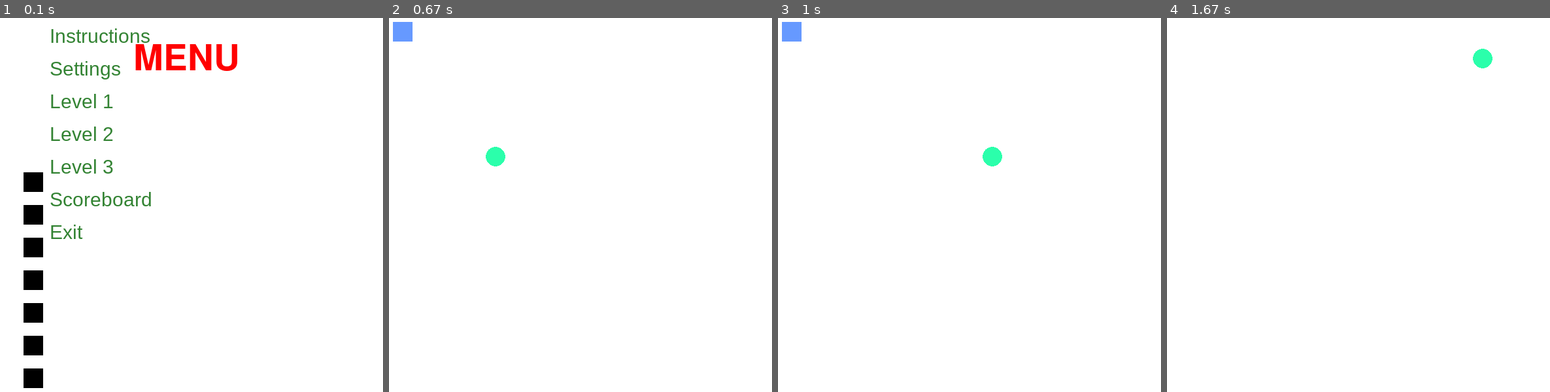
Above: before the commit, frames 1-4 (left to right).
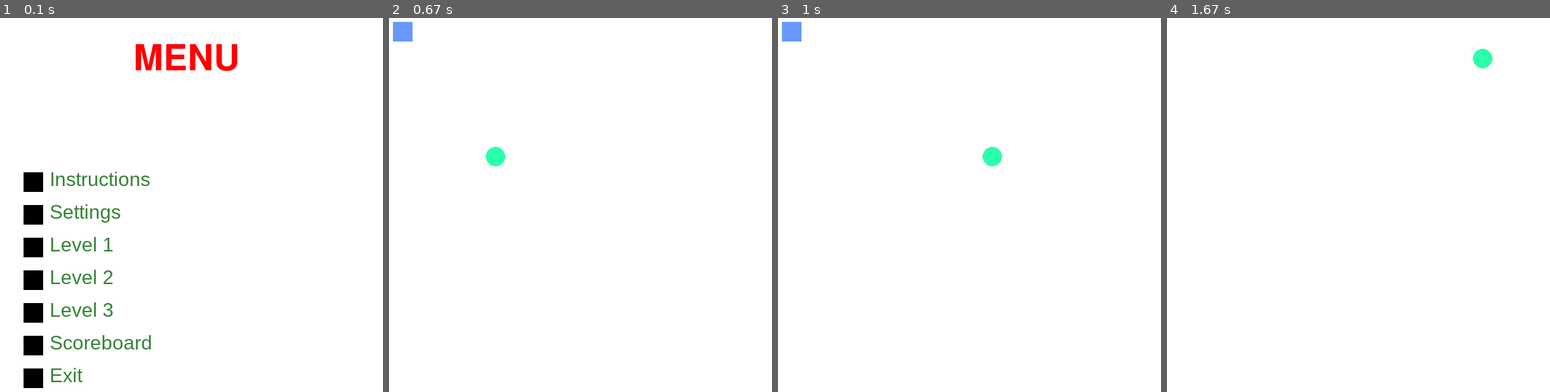
Above: after the commit, the same moments.

Repository: Watta-Zeff/Game-Design-E-Block
Game: pygame game, started from Circle Eats Square/Square Devourer Game.py
Same seed, same stepped clock (60 frames per second), same inputs: the game is played once before the commit and once after it.
Inputs (mouse positions are in pixels of both pictures, inside the frame that each line leads up to):
- Up to frame 1 (0.1 s): type "Ann (at the terminal prompt)" at 0 s
- Up to frame 2 (0.67 s): click (411, 246) at 0.38 s
- Up to frame 3 (1 s): hold Right from 0.67 s (still down); move the mouse to (950, 257) at 0.7 s
- Up to frame 4 (1.67 s): release Right at 1.13 s; hold Up 1.17-1.47 s; hold W 1.17-1.47 s; tap Space at 1.23, 1.57 s; hold Right from 1.5 s (still down); hold D from 1.5 s (still down)

The runs differ from the first frame. In frame 1, 3.5% of the frame differs, in the area x 13-40%, y 2-98%; in frame 2, nothing differs; in frame 3, nothing differs; in frame 4, nothing differs.

Commit message:
5/11/2022

Diff:
--- a/Circle Eats Square/Square Devourer Game.py
+++ b/Circle Eats Square/Square Devourer Game.py
@@ -99,7 +99,7 @@
 
 def MainMenu(Mlist):
 
-    txty=24
+    txty=243
     squareM.y=250
     for i in range(len(Mlist)):
         message=Mlist[i]
--- a/General Codes/CircleGameInstr.txt
+++ b/General Codes/CircleGameInstr.txt
@@ -1,3 +1,14 @@
+Goal:
+1. Last as Long as possible
+2. Get as many points as possible
+Warning:
+As you complete levels
+the game will get progressivelly harder
+Controls:
+Right Key---> Right
+Left Key---> Left
+Space Key---> Fire Shots
+
 Goal:
 Circle: Your objective is to eat the square.
 Square: Your objective is to evade the circle.
--- /dev/null
+++ b/space-invaders-master/Menu.py
@@ -0,0 +1,293 @@
+#MAria I SUarez
+#learning how to draw circles and rectangles
+#use keys to move objects
+#Using Dictionaries
+
+#Objective of the game is for the rect to run away fom the circle, if they collide the circle etas the square,
+#circle will  get larger, and a new rect should appear somewhere on the screen
+# K_UP                  up circle
+# K_DOWN                down circle
+# K_RIGHT               right circle
+# K_LEFT                left circle
+# K_a                   left square
+# K_d                   right square
+# K_w                   up square
+# K_s                   down square
+# K_SPACE               jump
+#initialize pygame
+
+import os, random, time, pygame, math, datetime
+from turtle import screensize
+os.system('cls')
+name=input("What is your name? ")
+#initialize pygame
+pygame.init()
+
+#Declare constants, variables, list, dictionaries, any object
+#scree size
+WIDTH=800
+HEIGHT=600
+xMs=50
+yMs=250
+wb=30
+hb=30
+MAIN=True
+INST=False
+SETT=False
+LEV_I=False
+SCORE=False
+#List f messages
+MenuList=['Instructions','Settings', "Play Game",'Scoreboard','Exit']
+SettingList=['Screen Size','Background Color','Icon']
+sizeList=['800 x 600','700 x 600']
+check=True #for the while loop
+
+#create screen
+screen=pygame.display.set_mode((WIDTH,HEIGHT))
+pygame.display.set_caption('Circle eats Square')
+
+#define colors
+colors={'white':[255,255,255], 'red':[255,0,0], 'aqua':[102,153, 255],
+'orange':[255,85,0],'purple':[48,25,52],'navy':[5,31,64],'pink':[200,3,75]}
+randColor=random.choice(list(colors))
+#Get colors
+background= colors.get('aqua')
+randColor=''
+MenuSqColor=colors.get('Red')
+BLACK=(0,0,0)
+#create fifferent type
+TITLE_FNT=pygame.font.SysFont('space-invaders-master\\fonts\space_invaders.ttf', 80)
+MENU_FNT=pygame.font.SysFont('space-invaders-master\\fonts\space_invaders.ttf', 40)
+INST_FNT=pygame.font.SysFont('space-invaders-master\\fonts\space_invaders.ttf', 30)
+#Create square fr menu
+
+squareM=pygame.Rect(xMs,yMs,wb,hb)
+#Create Title
+
+def TitleMenu(Message):
+    text=TITLE_FNT.render(Message, 1, (255,0,0))
+    screen.fill((255,255,255))
+    #get the width  the text
+    #x value = WIDTH/2 - wText/2
+    xt=WIDTH/2-text.get_width()/2
+    screen.blit(text,(xt,50))
+#This is a function uses a parameter
+
+def MainMenu(Mlist):
+    txty=250
+    squareM.y=250
+    for i in range(len(Mlist)):
+        message=Mlist[i]
+        text=INST_FNT.render(message,1,(51,131,51))
+        screen.blit(text,(90,txty))
+        pygame.draw.rect(screen, 'Red', squareM )
+        squareM.y +=50
+        txty+=50
+    pygame.display.update()
+    pygame.time.delay(10)
+
+
+
+def instr():
+    myFile=open('space-invaders-master\StarInvaderInstructions.txt', 'r')
+    yi=150
+    stuff= myFile.readlines()
+
+    print(stuff)
+    for line in stuff:
+        print(line)
+        text=INST_FNT.render(line, 1, BLACK)
+        screen.blit(text, (40,yi))
+        pygame.display.update()
+        pygame.time.delay(50)
+        yi+=50
+    myFile.close()
+
+def keepScore(score):
+    date=datetime.datetime.now()
+    print(date.strftime('%m/%d/%Y'))
+    scoreLine=str(score)+"\t"+name+"\t"+date.strftime('%m/%d/%Y'+'\n')
+
+    #open a file and write in it
+    # when y write it erases the prev
+    myFile=open('space-invaders-master\Scoreboard.txt','a')
+    myFile.write(scoreLine)
+    myFile.close()
+def scoreBoard():
+    myFile=open('space-invaders-master\Scoreboard.txt', 'r')
+    yi=150
+    stuff= myFile.readlines()
+    myFile.close()
+    stuff.sort()
+    N=len(stuff)-1
+    temp=[]
+    j=0
+    for i in range(N, -1, -1):
+        print(i,stuff[i])
+        # temp[j]=stuff[i]
+        #     j +=1
+        # print(temp)
+        # for i in range(N):
+        #     text=INST_FNT.render(temp[i], 1, BLACK)
+        #     screen.blit(text, (40,yi))
+        #     pygame.display.update()
+        #     pygame.time.delay(50)
+        #     yi+=50
+
+# def keepScore(score):
+#     date=datetime.datetime.now()
+#     print(date.strftime('%m/%d/%Y'))
+#     scoreLine='\n'+str(score)+"\t"+name+"\t"+date.strftime('%m/%d/%Y'+'\n')
+
+#     #open a file and write in it
+#     # when y write it erases the prev
+#     myFile=open('ClassStuff\CircleEatsSquare\sce.txt','a')
+#     myFile.write(scoreLine)
+#     myFile.close()
+
+def changeScreenSize(xm,ym):
+    global HEIGHT, WIDTH, screen
+    if ((xm >20 and xm <80) and (ym >250 and ym <290)):
+        HEIGHT=1000
+        WIDTH=1000
+
+    if ((xm >20 and xm <80) and (ym >300 and ym <330)):
+        HEIGHT=800
+        WIDTH=800
+
+    if ((xm >20 and xm <80) and (ym >350 and ym <380)):
+        HEIGHT=600
+        WIDTH=600
+    screen=pygame.display.set_mode((WIDTH,HEIGHT))
+
+def ChangeBgColor():
+    global background
+    if ((xm >20 and xm <80) and (ym >250 and ym <290)):
+        randColor=random.choice(list(colors))
+
+
+
+
+keys=pygame.key.get_pressed()
+mouse_pos=(0,0)
+screCk=True
+first=True
+xm=0
+ym=0
+f_SEET=True
+sc_size=False
+set_first=True
+c_first=True
+bg_color=False
+while check:
+    for case in pygame.event.get():
+        if case.type==pygame.QUIT:
+            check=False
+        if case.type ==pygame.MOUSEBUTTONDOWN:
+            mouse_pos=pygame.mouse.get_pos()
+            xm= mouse_pos[0]
+            ym= mouse_pos[1]
+        # print(mouse_pos)
+    keys=pygame.key.get_pressed() #this returns a list
+    if MAIN:
+        screen.fill(background)
+        TitleMenu("MENU")
+        MainMenu(MenuList)
+    if INST and first:
+        screen.fill(background)
+        TitleMenu("INSTRUCTIONS")
+        instr()
+        first=False
+    if INST:
+        if keys[pygame.K_ESCAPE]:
+            INST=False
+            MAIN=True
+            first=True
+    if SETT and f_SEET:
+        screen.fill(background)
+        TitleMenu("SETTINGS")
+        MainMenu(SettingList)
+        f_SEET=False
+    if SETT:
+        if keys[pygame.K_ESCAPE]:
+            SETT=False
+            MAIN=True
+            f_SEET=True
+    if LEV_I:
+        screen.fill(background)
+        playGame()
+        LEV_I=False
+        MAIN=True
+        xm=0
+        ym=0
+    if SCORE and screCk:
+        screen.fill(background)
+        TitleMenu("SCOREBOARD")
+        scoreBoard()
+        #call funct t print scres
+        screCk=False
+    if SCORE:
+        if keys[pygame.K_ESCAPE]:
+            SCORE=False
+            MAIN=True
+            screCk=True
+    if ((xm >20 and xm <80) and (ym >250 and ym <290)) and MAIN:
+        MAIN=False
+        INST=True
+    if ((xm >20 and xm <80) and (ym >300 and ym <330))and MAIN:
+        MAIN=False
+        SETT=True
+    if ((xm >20 and xm <80) and (ym >350 and ym <380))and MAIN :
+        MAIN=False
+        LEV_I=True
+    if ((xm >20 and xm <80) and (ym >500 and ym <530))and MAIN:
+        MAIN=False
+        SCORE=True
+    if ((xm >20 and xm <80) and (ym >250 and ym <290)) and SETT and set_first:
+        screen.fill(background)
+        TitleMenu("Screen Size")
+        MainMenu(sizeList )
+        sc_size=True
+        set_first=False
+        f_SEET=True
+        if keys[pygame.K_ESCAPE]:
+            sc_size=False
+            set_first=True
+    if sc_size and xm >0:
+        changeScreenSize(xm,ym)
+        screen.fill(background)
+        TitleMenu("Screen Size")
+        MainMenu(sizeList )
+        if keys[pygame.K_ESCAPE]:
+            sc_size=False
+            set_first=True
+    if ((xm >20 and xm <80) and (ym >300 and ym <330))and SETT and set_first:
+        bg_color=True
+        TitleMenu("Background Color")
+        set_first=False
+    if bg_color and xm>0:
+        ChangeBgColor()
+        TitleMenu("Background Color")
+        if keys[pygame.K_ESCAPE]:
+            c_first=True
+            set_first=True
+
+
+
+    if ((xm >20 and xm <80) and (ym >550 and ym <580)) :
+        screen.fill(background)
+        keepScore(score)
+        text=INST_FNT.render("Make sure you update the score file", 1, BLACK)
+        screen.blit(text, (40,200))
+        text=INST_FNT.render("before you exit", 1, BLACK)
+        screen.blit(text, (40,300))
+        text=INST_FNT.render("Thank you for playing", 1, BLACK)
+        screen.blit(text, (40,400))
+        pygame.display.update()
+        pygame.time.delay(50)
+        MAIN=False
+        SCORE=False
+        pygame.time.delay(3000)
+        check=False
+    pygame.display.update()
+    pygame.time.delay(10)
--- /dev/null
+++ b/space-invaders-master/Scoreboard.txt
@@ -0,0 +1 @@
+121	Z	05/10/2022
--- /dev/null
+++ b/space-invaders-master/StarInvaderInstructions.txt
@@ -0,0 +1,10 @@
+Goal:
+1. Last as Long as possible
+2. Get as many points as possible
+Warning:
+As you complete levels
+the game will get progressivelly harder
+Controls:
+Right Key---> Right
+Left Key---> Left
+Space Key---> Fire Shots
--- a/space-invaders-master/spaceinvaders.py
+++ b/space-invaders-master/spaceinvaders.py
@@ -40,7 +40,7 @@
 #Format images to make calling images easier
 IMAGES = {name: image.load(IMAGE_PATH + '{}.png'.format(name)).convert_alpha()
           for name in IMG_NAMES}
-
+IMAGES['ship']=transform.scale(IMAGES['ship'],(50,50))
 BLOCKERS_POSITION = 450
 ENEMY_DEFAULT_POSITION = 65  # Initial value for a new game
 ENEMY_MOVE_DOWN = 35
@@ -320,7 +320,7 @@
     def __init__(self, xpos, ypos):
         sprite.Sprite.__init__(self)
         self.image = IMAGES['ship']
-        self.image = transform.scale(self.image, (20, 20))
+        self.image = transform.scale(self.image, (30, 20))
         self.rect = self.image.get_rect(topleft=(xpos, ypos))
 
     def update(self, *args):
@@ -645,6 +645,9 @@
                     self.make_enemies_shoot()
 
             elif self.gameOver:
+
+                print(self.score)
+
                 currentTime = time.get_ticks()
                 # Reset enemy starting position
                 self.enemyPosition = ENEMY_DEFAULT_POSITION
Binary file added: Personal Images/ship.png
Not shown, changed: Personal Images/debug.log
